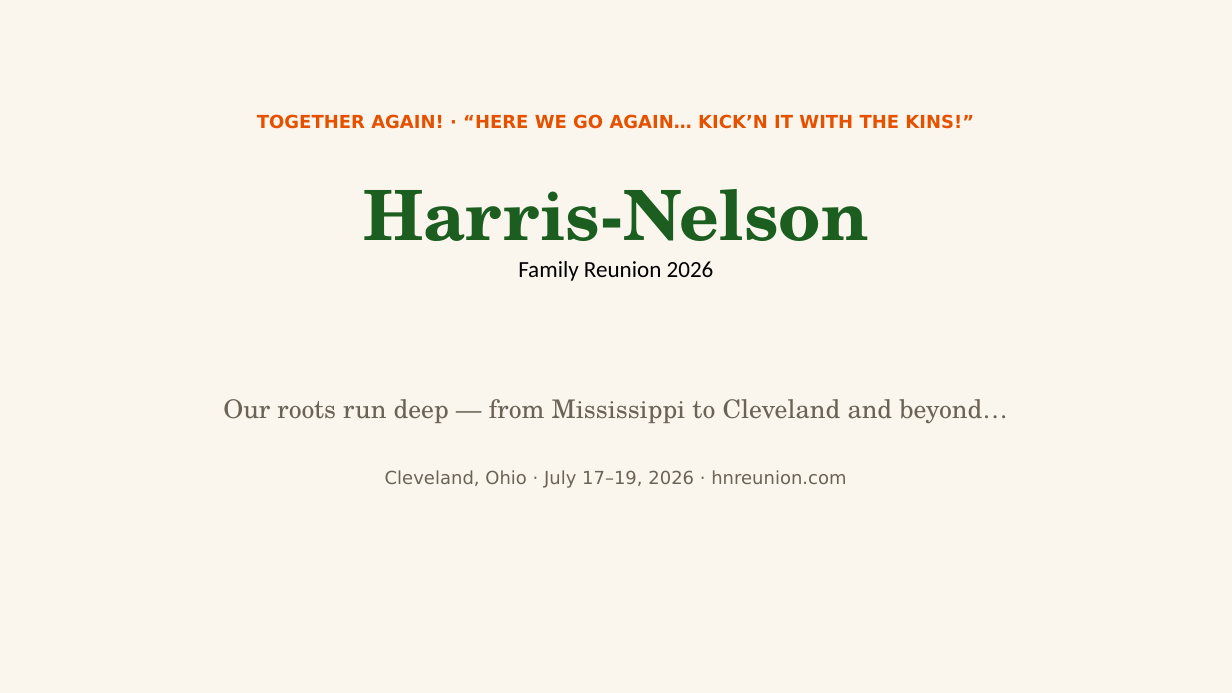
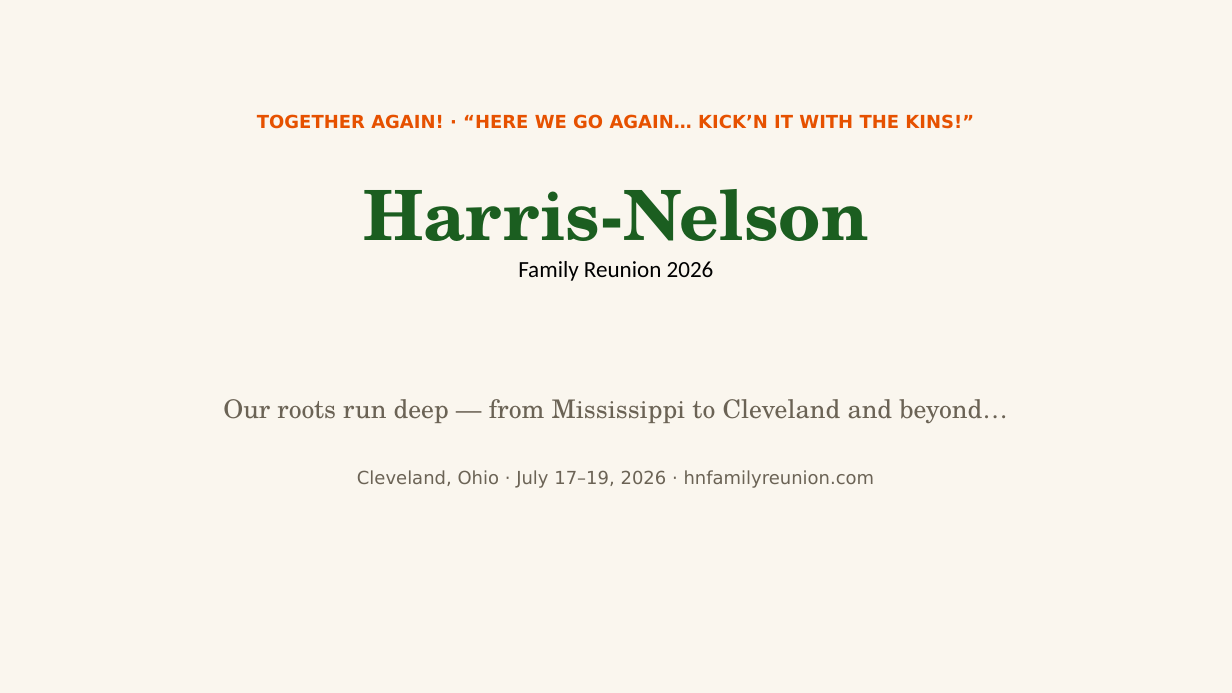
Before and after one commit to MEG-agt25/Family-Reunion, a slide deck: slide 1 of presentation/Harris-Nelson-Reunion-2026.pptx. Drawn at 1232x693 pixels with LibreOffice and Linux fonts; fonts in the diff are those of the drawing. Boxes give left, top, right and bottom in pixels: in the first picture for what was removed or moved away, otherwise in the second. Text is boxed around its words. In the diff, an @@ line names an element or a change of style, - is before the commit and + after.

```diff
--- a/presentation/Harris-Nelson-Reunion-2026.pptx
+++ b/presentation/Harris-Nelson-Reunion-2026.pptx
@@ text at <box>357,470,875,488</box>: text changed @@
-Cleveland, Ohio · July 17–19, 2026 · hnreunion.com
+Cleveland, Ohio · July 17–19, 2026 · hnfamilyreunion.com
```
Also in this commit, not shown: 9 other slides changed, 14 other files.
